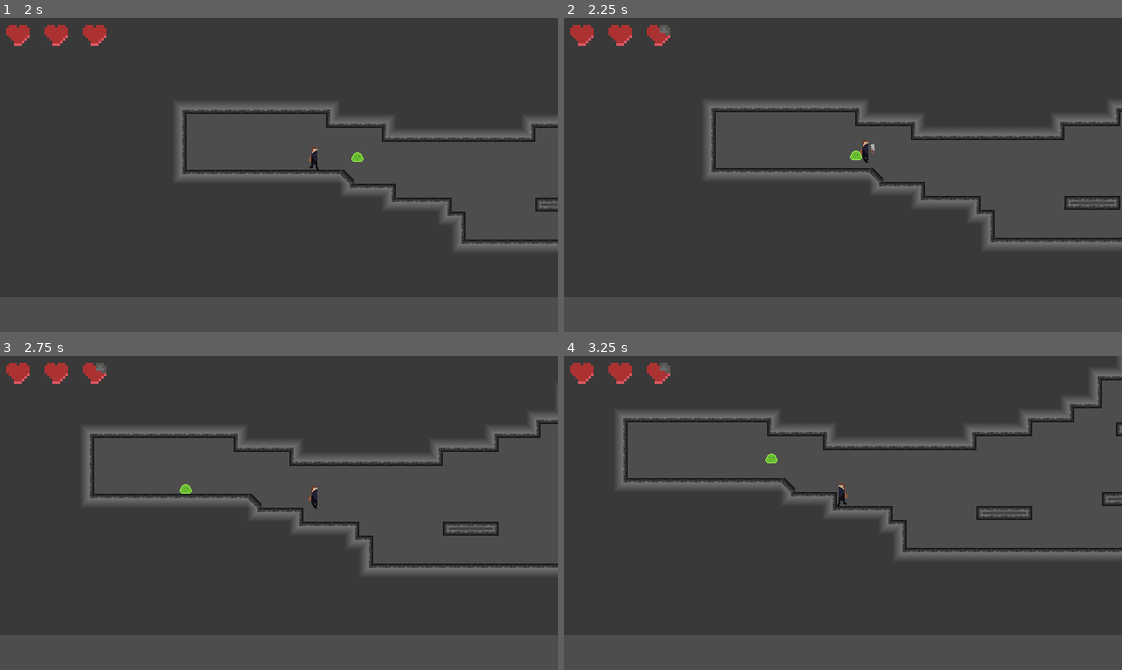
Above: before the commit, frames 1-4 (two rows, left to right).
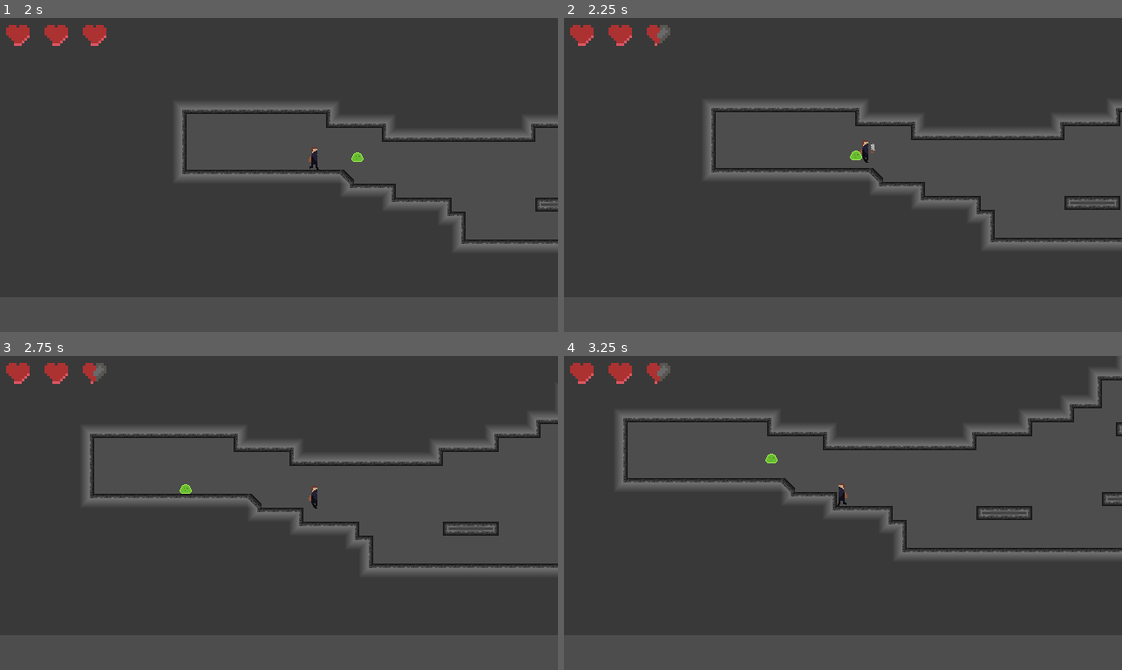
Above: after the commit, the same moments.

Repository: Throwablebrick/cave-game
Game: Godot game, scene res://scenes/two_viewports.tscn
Two runs of this game, one before a commit and one after it. Both use one fixed random seed, a clock stepped at 60 frames per second and the inputs below.
Inputs:
- Up to frame 1 (2 s): click "Start" at 0.5 s; hold D (right) from 1.28 s (still down); tap X (attack) at 1.35 s; tap Up (up) at 1.52 s
- Up to frame 2 (2.25 s): keep holding D (right); tap X (attack) at 2.1 s
- Up to frame 3 (2.75 s): keep holding D (right); tap Up (up) at 2.27 s
- Up to frame 4 (3.25 s): release D (right) at 2.78 s; hold Left (left) from 2.78 s (still down); tap X (attack) at 2.85 s

Frame 1 is identical in both runs. In frame 2, less than 0.1% of the frame differs, in the area x 16-20%, y 4-9%; in frame 3, less than 0.1%; in frame 4, less than 0.1%.

Commit message:
max side changes

Diff:
--- a/scenes/full_ui.tscn
+++ b/scenes/full_ui.tscn
@@ -4,7 +4,7 @@
 [ext_resource type="PackedScene" uid="uid://bmm8h18ak5toj" path="res://scenes/volume.tscn" id="1_gcnl6"]
 [ext_resource type="PackedScene" uid="uid://b3oww132khg88" path="res://scenes/heart.tscn" id="2_fe58o"]
 
-[node name="ui_node" type="Control" node_paths=PackedStringArray("pause_menu", "volume_menu")]
+[node name="ui_node" type="Control"]
 layout_mode = 3
 anchors_preset = 15
 anchor_right = 1.0
@@ -12,8 +12,6 @@
 grow_horizontal = 2
 grow_vertical = 2
 script = ExtResource("1_5ivbt")
-pause_menu = NodePath("pause/ColorRect/VBoxContainer")
-volume_menu = NodePath("pause/ColorRect/VBoxContainer2")
 
 [node name="hud" type="MarginContainer" parent="."]
 visible = false
@@ -64,7 +62,7 @@
 size_flags_vertical = 4
 color = Color(0.126, 0.273, 0.42, 1)
 
-[node name="VBoxContainer" type="VBoxContainer" parent="pause/ColorRect"]
+[node name="pause_menu" type="VBoxContainer" parent="pause/ColorRect"]
 layout_mode = 1
 anchors_preset = 5
 anchor_left = 0.5
@@ -75,11 +73,11 @@
 grow_horizontal = 2
 theme_override_constants/separation = 25
 
-[node name="Control" type="Control" parent="pause/ColorRect/VBoxContainer"]
+[node name="Control" type="Control" parent="pause/ColorRect/pause_menu"]
 custom_minimum_size = Vector2(0, 30)
 layout_mode = 2
 
-[node name="Button" type="Button" parent="pause/ColorRect/VBoxContainer"]
+[node name="Button" type="Button" parent="pause/ColorRect/pause_menu"]
 custom_minimum_size = Vector2(200, 50)
 layout_mode = 2
 size_flags_horizontal = 4
@@ -87,19 +85,19 @@
 theme_override_font_sizes/font_size = 30
 text = "Return To Game"
 
-[node name="Button2" type="Button" parent="pause/ColorRect/VBoxContainer"]
+[node name="Button2" type="Button" parent="pause/ColorRect/pause_menu"]
 custom_minimum_size = Vector2(200, 50)
 layout_mode = 2
 theme_override_font_sizes/font_size = 30
 text = "Main Menu"
 
-[node name="Button3" type="Button" parent="pause/ColorRect/VBoxContainer"]
+[node name="Button3" type="Button" parent="pause/ColorRect/pause_menu"]
 custom_minimum_size = Vector2(200, 50)
 layout_mode = 2
 theme_override_font_sizes/font_size = 30
 text = "Volume settings"
 
-[node name="VBoxContainer2" type="VBoxContainer" parent="pause/ColorRect"]
+[node name="volume_menu" type="VBoxContainer" parent="pause/ColorRect"]
 visible = false
 layout_mode = 1
 anchors_preset = 13
@@ -110,27 +108,69 @@
 grow_vertical = 2
 theme_override_constants/separation = 10
 
-[node name="Control" type="Control" parent="pause/ColorRect/VBoxContainer2"]
+[node name="Control" type="Control" parent="pause/ColorRect/volume_menu"]
 custom_minimum_size = Vector2(0, 10)
 layout_mode = 2
 
-[node name="HSlider" parent="pause/ColorRect/VBoxContainer2" instance=ExtResource("1_gcnl6")]
-layout_mode = 2
-
-[node name="HSlider2" parent="pause/ColorRect/VBoxContainer2" instance=ExtResource("1_gcnl6")]
+[node name="HSlider" parent="pause/ColorRect/volume_menu" instance=ExtResource("1_gcnl6")]
+layout_mode = 2
+
+[node name="HSlider2" parent="pause/ColorRect/volume_menu" instance=ExtResource("1_gcnl6")]
 layout_mode = 2
 audio_bus_name = "sfx"
 message = "Sound Effects"
 
-[node name="HSlider3" parent="pause/ColorRect/VBoxContainer2" instance=ExtResource("1_gcnl6")]
+[node name="HSlider3" parent="pause/ColorRect/volume_menu" instance=ExtResource("1_gcnl6")]
 layout_mode = 2
 audio_bus_name = "music"
-
-[node name="Button" type="Button" parent="pause/ColorRect/VBoxContainer2"]
+message = "Music"
+
+[node name="Button" type="Button" parent="pause/ColorRect/volume_menu"]
 custom_minimum_size = Vector2(0, 50)
 layout_mode = 2
 theme_override_font_sizes/font_size = 30
 text = "Back"
+
+[node name="death_menu" type="VBoxContainer" parent="pause/ColorRect"]
+visible = false
+layout_mode = 1
+anchors_preset = 13
+anchor_left = 0.5
+anchor_right = 0.5
+anchor_bottom = 1.0
+offset_left = -4.0
+offset_right = 4.0
+grow_horizontal = 2
+grow_vertical = 2
+theme_override_constants/separation = 10
+
+[node name="Control" type="Control" parent="pause/ColorRect/death_menu"]
+custom_minimum_size = Vector2(0, 10)
+layout_mode = 2
+
+[node name="Label" type="Label" parent="pause/ColorRect/death_menu"]
+layout_mode = 2
+theme_override_font_sizes/font_size = 30
+text = "You died"
+horizontal_alignment = 1
+
+[node name="Button" type="Button" parent="pause/ColorRect/death_menu"]
+custom_minimum_size = Vector2(200, 50)
+layout_mode = 2
+theme_override_font_sizes/font_size = 30
+text = "Try Again"
+
+[node name="Button2" type="Button" parent="pause/ColorRect/death_menu"]
+custom_minimum_size = Vector2(0, 50)
+layout_mode = 2
+theme_override_font_sizes/font_size = 30
+text = "Main Menu"
+
+[node name="Button3" type="Button" parent="pause/ColorRect/death_menu"]
+custom_minimum_size = Vector2(0, 50)
+layout_mode = 2
+theme_override_font_sizes/font_size = 30
+text = "Quit"
 
 [node name="main_menu" type="MarginContainer" parent="."]
 visible = false
@@ -173,9 +213,9 @@
 layout_mode = 2
 text = "Quit"
 
-[connection signal="pressed" from="pause/ColorRect/VBoxContainer/Button" to="." method="_return_to_game"]
-[connection signal="pressed" from="pause/ColorRect/VBoxContainer/Button2" to="." method="_go_to_main_menu"]
-[connection signal="pressed" from="pause/ColorRect/VBoxContainer/Button3" to="." method="_toggle_volume"]
-[connection signal="pressed" from="pause/ColorRect/VBoxContainer2/Button" to="." method="_toggle_volume"]
+[connection signal="pressed" from="pause/ColorRect/pause_menu/Button" to="." method="_return_to_game"]
+[connection signal="pressed" from="pause/ColorRect/pause_menu/Button2" to="." method="_go_to_main_menu"]
+[connection signal="pressed" from="pause/ColorRect/pause_menu/Button3" to="." method="_toggle_volume"]
+[connection signal="pressed" from="pause/ColorRect/volume_menu/Button" to="." method="_toggle_volume"]
 [connection signal="pressed" from="main_menu/ColorRect/VBoxContainer/start" to="." method="_on_start_pressed"]
 [connection signal="pressed" from="main_menu/ColorRect/VBoxContainer/quit" to="." method="_on_quit_pressed"]
--- a/scripts/full_ui.gd
+++ b/scripts/full_ui.gd
@@ -1,10 +1,11 @@
 extends Control
 
-@export var pause_menu: VBoxContainer
-@export var volume_menu: VBoxContainer
 @onready var pause: MarginContainer = $pause
 @onready var main_menu: MarginContainer = $main_menu
 @onready var hud: MarginContainer = $hud
+@onready var pause_menu: VBoxContainer = $pause/ColorRect/pause_menu
+@onready var volume_menu: VBoxContainer = $pause/ColorRect/volume_menu
+@onready var death_menu: VBoxContainer = $pause/ColorRect/death_menu
 
 func _ready() -> void:
 	global.toggle_main_menu.connect(_toggle_main_menu)
@@ -44,6 +45,7 @@
 func _go_to_main_menu() -> void:
 	toggle_visible(hud)
 	toggle_visible(main_menu)
+	toggle_visible(pause)
 
 func _toggle_main_menu():
 	toggle_visible(main_menu)
--- a/scripts/heart.gd
+++ b/scripts/heart.gd
@@ -3,8 +3,6 @@
 @onready var sprite: AnimatedSprite2D = $sprite
 
 @export var number: int
-
-var frame = 0
 
 # Called when the node enters the scene tree for the first time.
 func _ready() -> void:
@@ -12,5 +10,4 @@
 
 func _update_ui(health: int):
 	if floor((11-health)/4) == number:
-		frame += 1
-		sprite.frame = frame
+		sprite.frame = ((11-health) % 4) + 1
